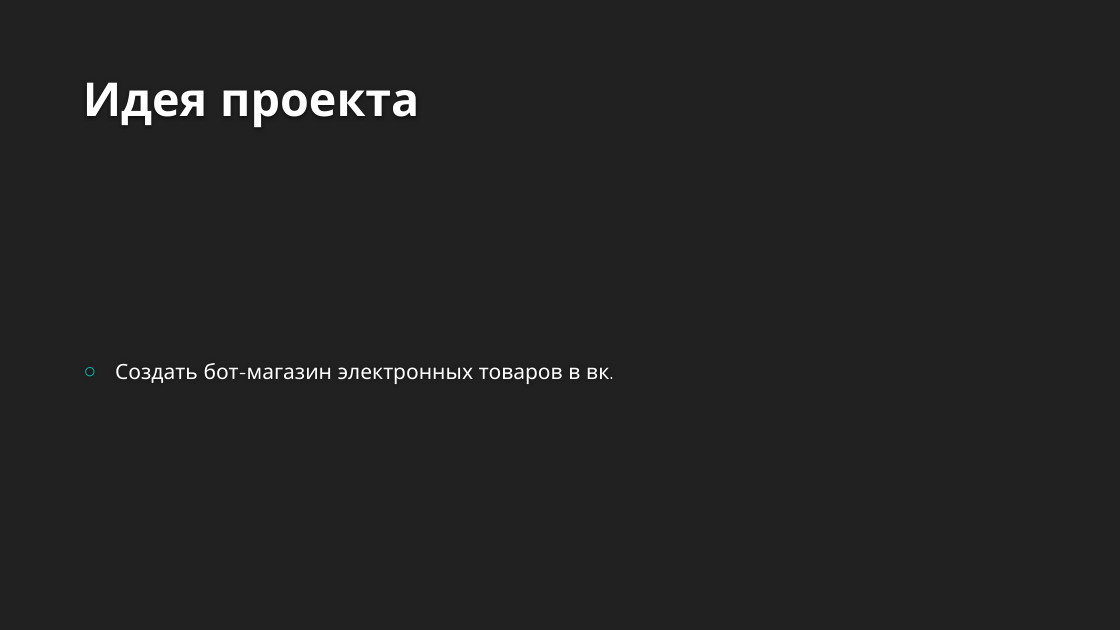
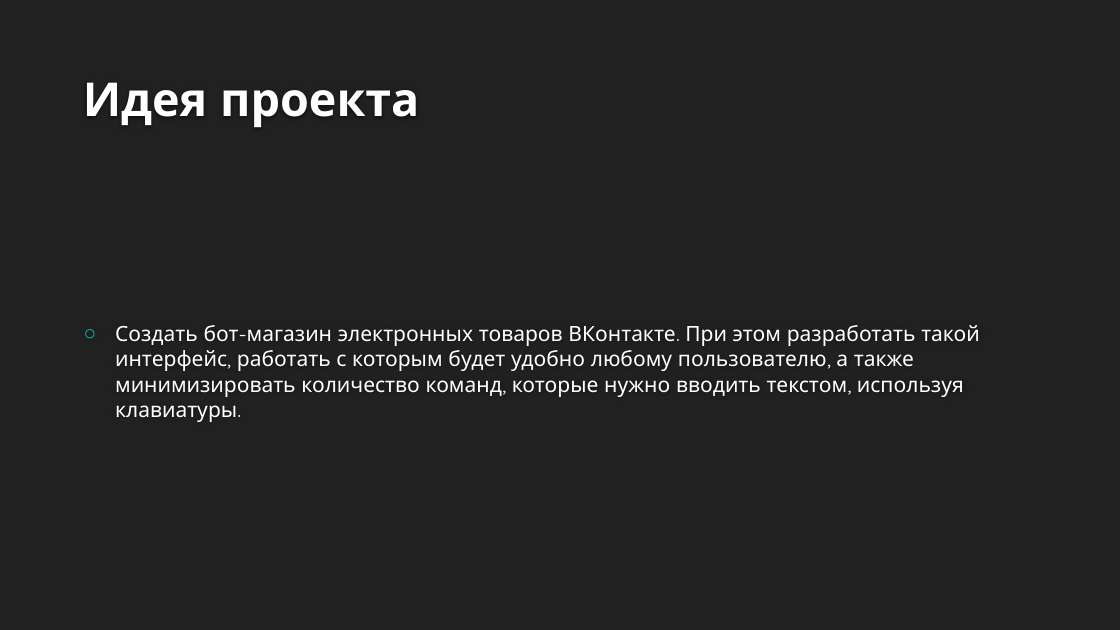
Before and after one commit to arseny2606/vk-shop-bot, a slide deck: slide 2 of docs/presentation.pptx. Drawn at 1120x630 pixels with LibreOffice and Linux fonts; fonts in the diff are those of the drawing; background and template pictures are left out. Boxes give left, top, right and bottom in pixels: in the first picture for what was removed or moved away, otherwise in the second. Text is boxed around its words. In the diff, an @@ line names an element or a change of style, - is before the commit and + after.

```diff
--- a/docs/presentation.pptx
+++ b/docs/presentation.pptx
@@ text at (x1=115, y1=325, x2=980, y2=422): text changed @@
-○ Создать бот-магазин электронных товаров в вк.
+○ Создать бот-магазин электронных товаров ВКонтакте. При этом разработать такой интерфейс, работать с которым будет удобно любому пользователю, а также минимизировать количество команд, которые нужно вводить текстом, используя клавиатуры.
```
Also in this commit, not shown: 1 other slide changed, 1 other file.
